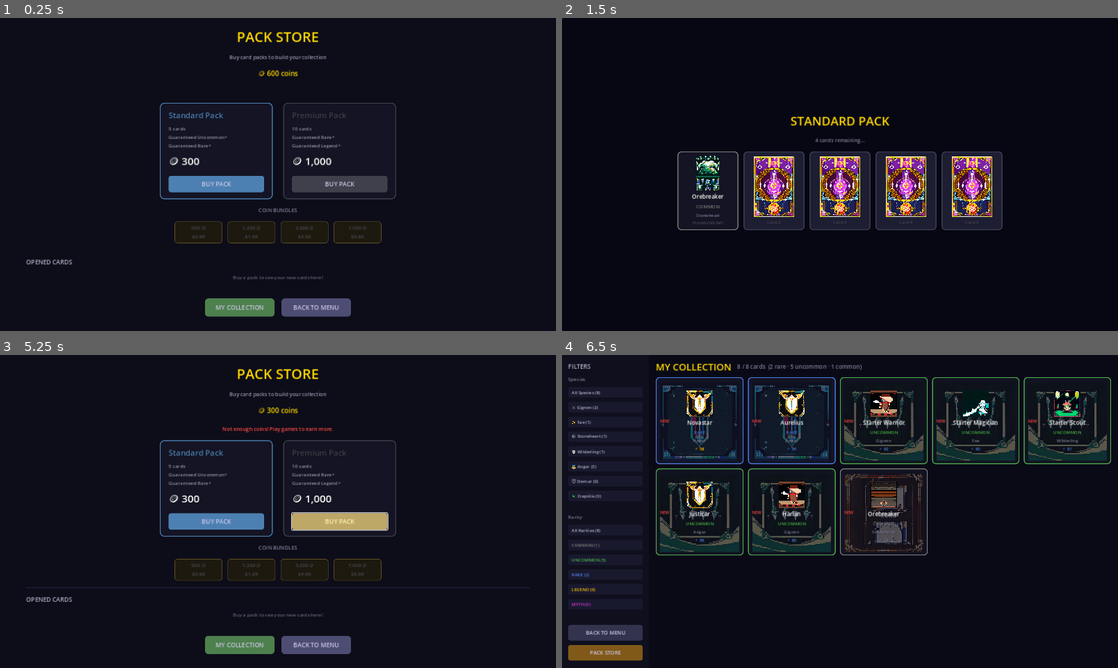
Above: before the commit, frames 1-4 (two rows, left to right).
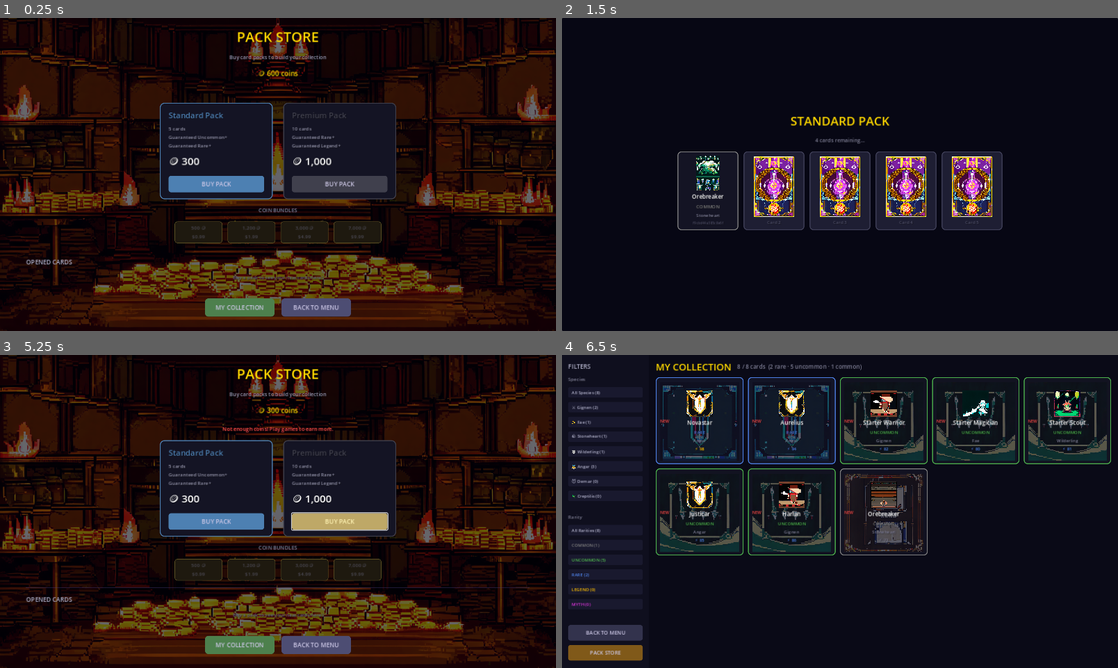
Above: after the commit, the same moments.

Repository: look-itsaxiom/summoners-grid
Game: Godot game, scene res://scenes/pack_store.tscn
Two runs of this game, one before a commit and one after it. Both use one fixed random seed, a clock stepped at 60 frames per second and the inputs below. This scene is started directly instead of the project's main scene.
Inputs (mouse positions are in pixels of both pictures, inside the frame that each line leads up to):
- Up to frame 1 (0.25 s): no input
- Up to frame 2 (1.5 s): click "BUY PACK" at 0.5 s; click (840, 174) at 1.25 s
- Up to frame 3 (5.25 s): click (278, 511) at 2 s; click (278, 511) at 2.75 s; tap Enter at 3.5 s; move the mouse to (400, 495) at 3.52 s; tap E at 3.6 s; click (400, 495) at 3.67 s; click "CONTINUE" at 4.25 s; click "BUY PACK" at 5 s
- Up to frame 4 (6.5 s): click "MY COLLECTION" at 5.75 s

The runs differ from the first frame. In frame 1, 35% of the frame differs, in the area x 0-100%, y 0-100%; in frame 2, nothing differs; in frame 3, 35%; in frame 4, nothing differs.

Commit message:
art: pack store background — treasure room with gold piles and firelight
ComfyUI-generated fantasy merchant shop: wooden shelves, gold coins,
warm firelight, treasure chests. Applied to pack store with 60%
dark overlay. The store now looks like a place where you'd spend
coins, not a programmer's form layout.

3 screens now have art backgrounds: login, menu, pack store.

Co-Authored-By: Claude Opus 4.6 (1M context) <noreply@anthropic.com>

Diff:
--- a/godot/scripts/ui/pack_store.gd
+++ b/godot/scripts/ui/pack_store.gd
@@ -20,10 +20,23 @@
 
 
 func _build_ui() -> void:
-	var bg := ColorRect.new()
-	bg.color = BG_COLOR
-	bg.set_anchors_preset(Control.PRESET_FULL_RECT)
-	add_child(bg)
+	var bg_path := "res://assets/store_bg.png"
+	if ResourceLoader.exists(bg_path):
+		var bg_tex := TextureRect.new()
+		bg_tex.texture = load(bg_path)
+		bg_tex.set_anchors_preset(Control.PRESET_FULL_RECT)
+		bg_tex.expand_mode = TextureRect.EXPAND_IGNORE_SIZE
+		bg_tex.stretch_mode = TextureRect.STRETCH_KEEP_ASPECT_COVERED
+		add_child(bg_tex)
+		var overlay := ColorRect.new()
+		overlay.color = Color(0.0, 0.0, 0.03, 0.6)
+		overlay.set_anchors_preset(Control.PRESET_FULL_RECT)
+		add_child(overlay)
+	else:
+		var bg := ColorRect.new()
+		bg.color = BG_COLOR
+		bg.set_anchors_preset(Control.PRESET_FULL_RECT)
+		add_child(bg)
 
 	var margin := MarginContainer.new()
 	margin.set_anchors_preset(Control.PRESET_FULL_RECT)
Binary file added: godot/assets/store_bg.png
